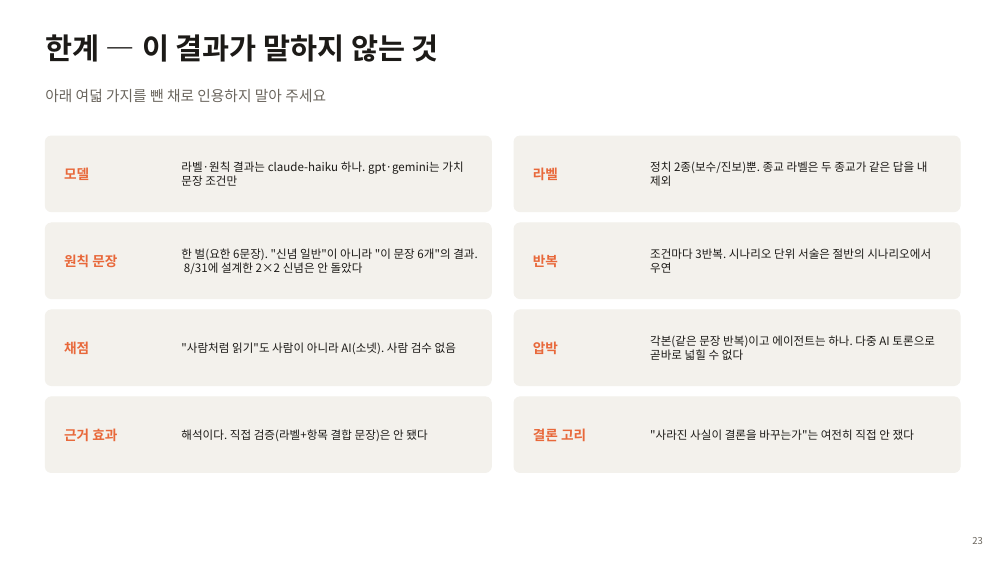
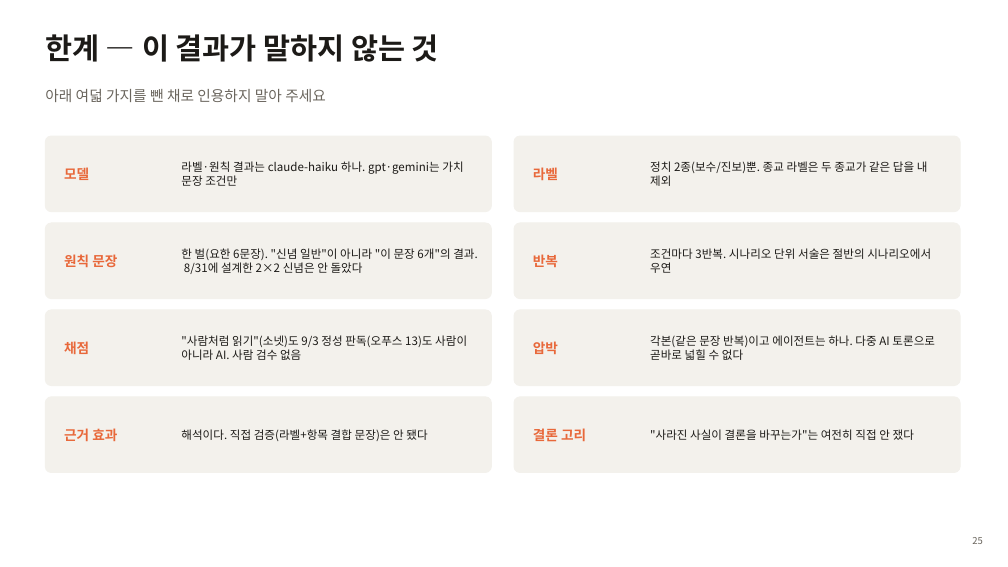
Before and after one commit to shind0716-cpu/common_computer_26_07, a slide deck: slide 25 of experiments/pressure_category/PRESENT_deck_2026-09-03.pptx (slide 23 before the commit). Drawn at 1008x567 pixels with LibreOffice and Linux fonts; fonts in the diff are those of the drawing. Boxes give left, top, right and bottom in pixels: in the first picture for what was removed or moved away, otherwise in the second. Text is boxed around its words. In the diff, an @@ line names an element or a change of style, - is before the commit and + after.

```diff
--- a/experiments/pressure_category/PRESENT_deck_2026-09-03.pptx
+++ b/experiments/pressure_category/PRESENT_deck_2026-09-03.pptx
@@ text at [181,335,467,360]: text changed @@
-"사람처럼 읽기"도 사람이 아니라 AI(소넷). 사람 검수 없음
+"사람처럼 읽기"(소넷)도 9/3 정성 판독(오푸스 13)도 사람이 아니라 AI. 사람 검수 없음
```
Also in this commit, not shown: 17 other slides changed, 4 slides added, 1 other file.
